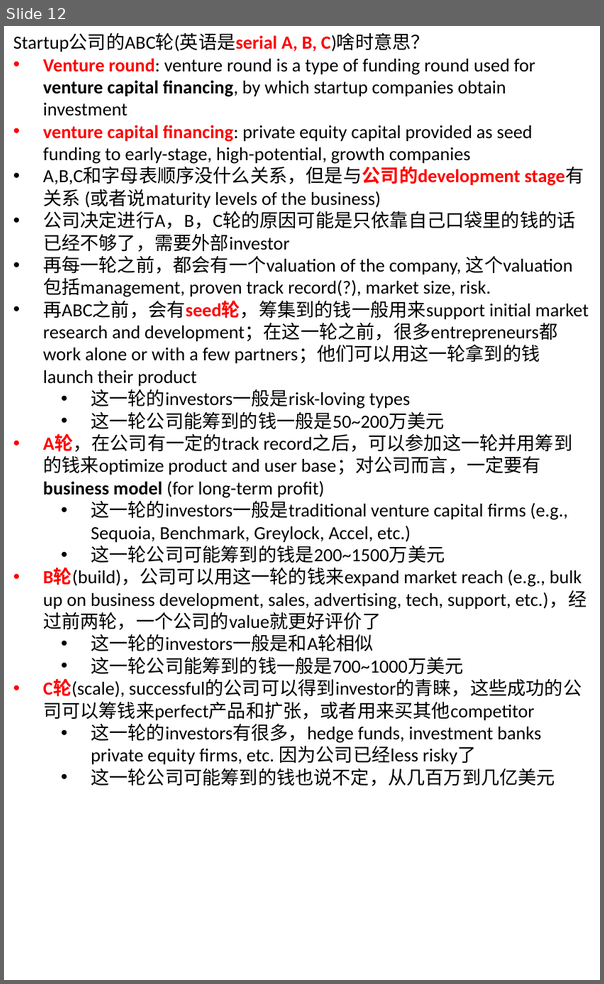
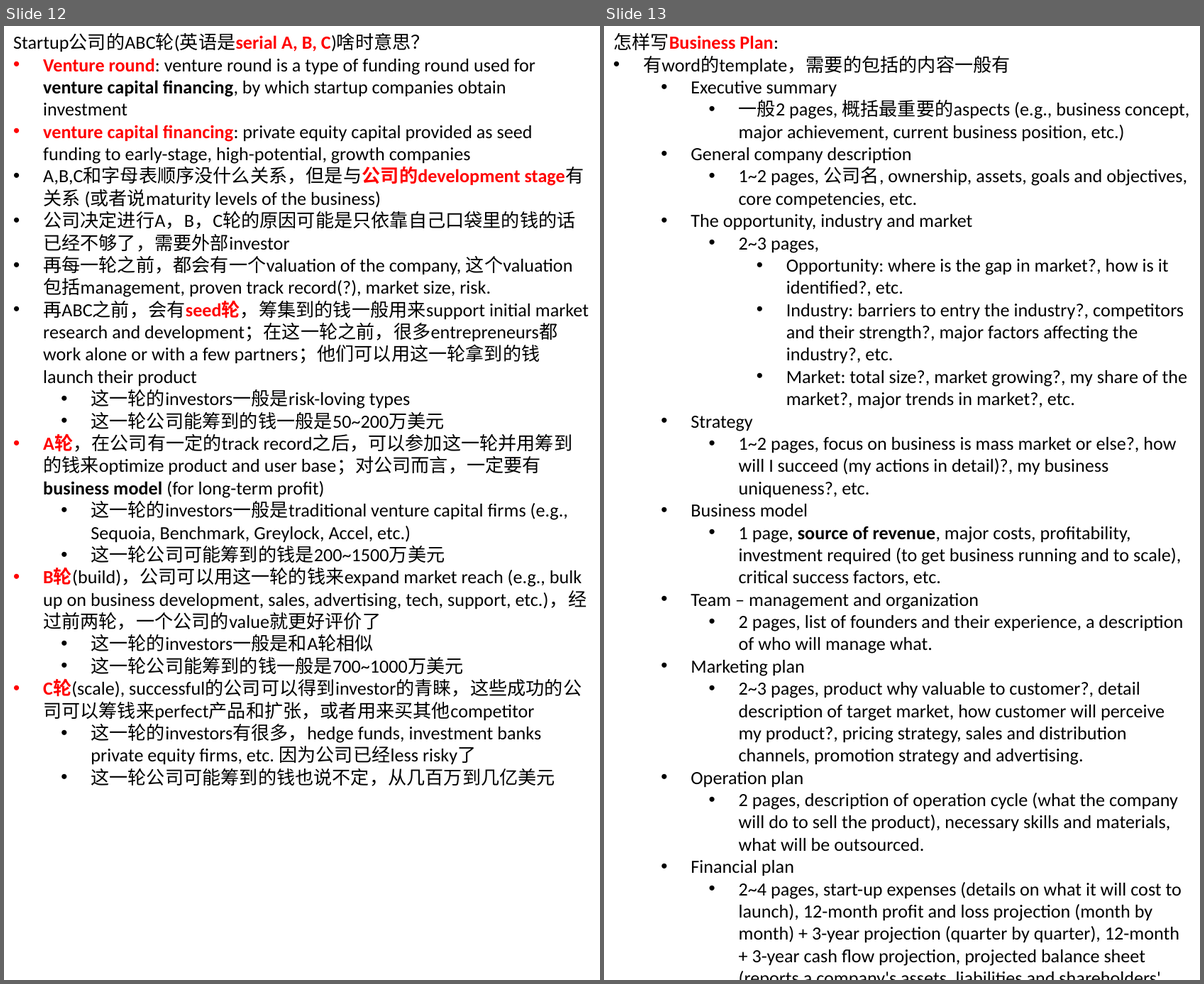
Before and after one commit to legend507/CommonSense, a slide deck: [BeAInvestor].pptx. Shown side by side, each under a label of ours: slide 12 before the commit, slides 12 and 13 after it. The pictures are 604x984 and 1204x984 pixels, drawn with LibreOffice and Linux fonts; fonts in the diff are those of the drawing. Boxes give left, top, right and bottom in pixels: in the first picture for what was removed or moved away, otherwise in the second. Text is boxed around its words. In the diff, an @@ line names an element or a change of style, - is before the commit and + after.

Commit message:
add knowledge
- investor
add how to write business plan knowledge

```diff
--- a/[BeAInvestor].pptx
+++ b/[BeAInvestor].pptx
@@ slide 13 added at [604,26,1200,980], background #FFFFFF @@
@@ text added at [613,33,1190,966], 14 pt, text #000000 @@
+怎样写Business Plan:
+• 有word的template，需要的包括的内容一般有
+  • Executive summary
+    • 一般2 pages, 概括最重要的aspects (e.g., business concept, major achievement, current business position, etc.)
+  • General company description
+    • 1~2 pages, 公司名, ownership, assets, goals and objectives, core competencies, etc.
+  • The opportunity, industry and market
+    • 2~3 pages,
+      • Opportunity: where is the gap in market?, how is it identified?, etc.
+      • Industry: barriers to entry the industry?, competitors and their strength?, major factors affecting the industry?, etc.
+      • Market: total size?, market growing?, my share of the market?, major trends in market?, etc.
+  • Strategy
+    • 1~2 pages, focus on business is mass market or else?, how will I succeed (my actions in detail)?, my business uniqueness?, etc.
+  • Business model
+    • 1 page, source of revenue, major costs, profitability, investment required (to get business running and to scale), critical success factors, etc.
+  • Team – management and organization
+    • 2 pages, list of founders and their experience, a description of who will manage what.
+  • Marketing plan
+    • 2~3 pages, product why valuable to customer?, detail description of target market, how customer will perceive my product?, pricing strategy, sales and distribution channels, promotion strategy and advertising.
+  • Operation plan
+    • 2 pages, description of operation cycle (what the company will do to sell the product), necessary skills and materials, what will be outsourced.
+  • Financial plan
+    • 2~4 pages, start-up expenses (details on what it will cost to launch), 12-month profit and loss projection (month by month) + 3-year projection (quarter by quarter), 12-month + 3-year cash flow projection, projected balance sheet (reports a company's assets, liabilities and shareholders' equity)
+  • Appendix,
+    • Additional info, advertising materials, blueprints and plans, industry/market studies, list of assets, etc.
```
